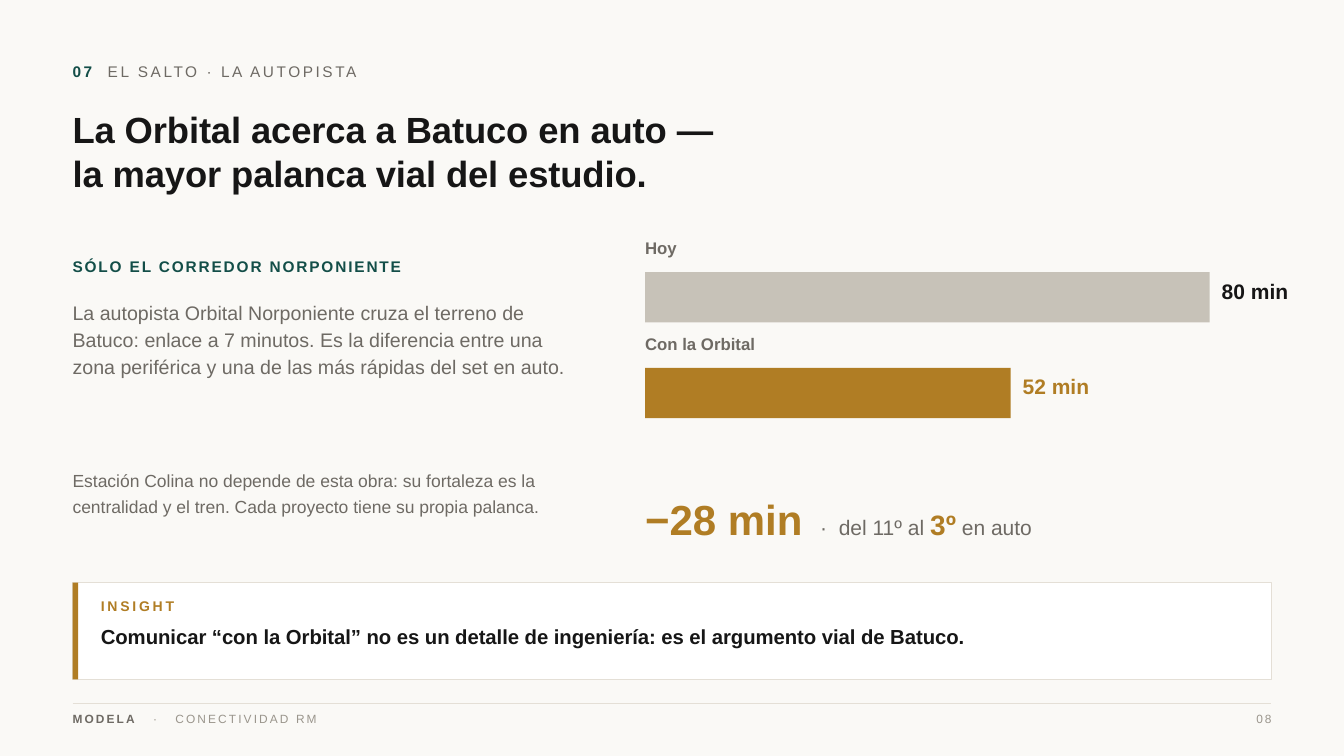
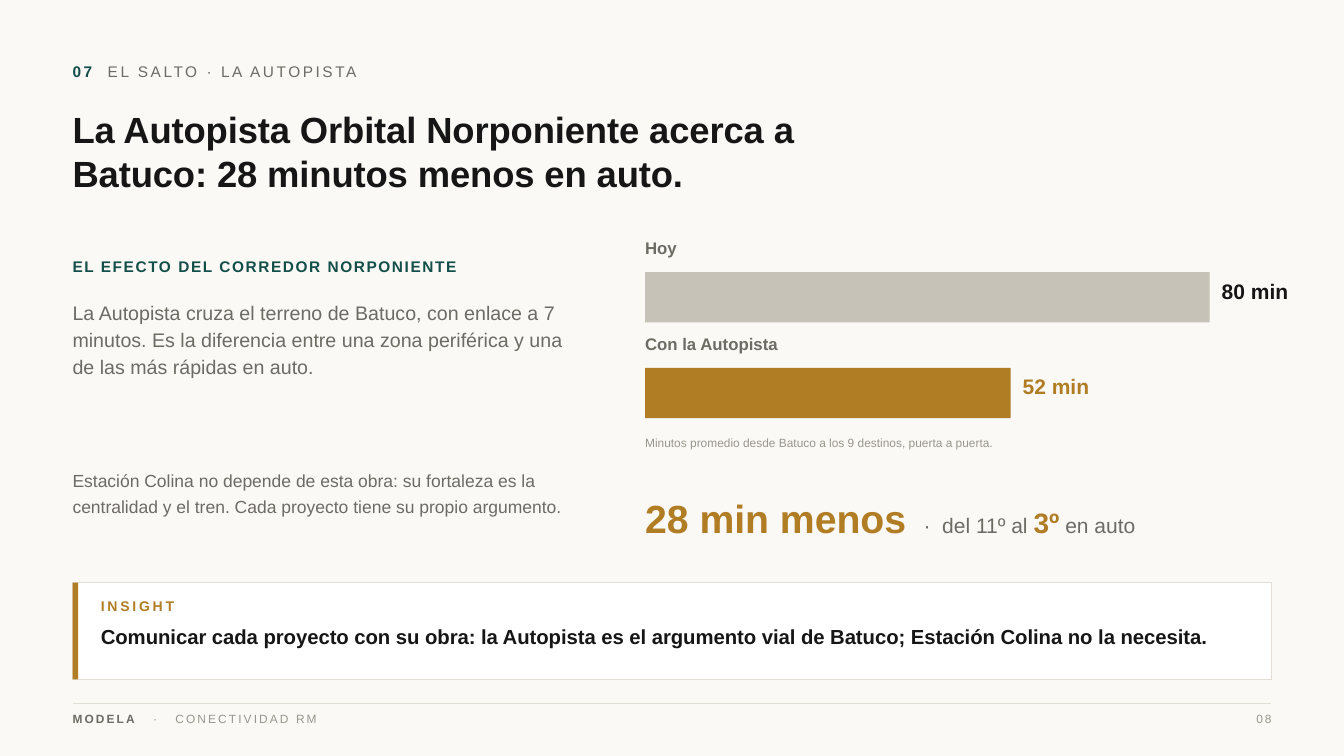
Before and after one commit to modela-simulador/modela-simulador, a slide deck: slide 8 of public/conectividad/Conectividad-Modela.pptx. Drawn at 1344x756 pixels with LibreOffice and Linux fonts; fonts in the diff are those of the drawing. Boxes give left, top, right and bottom in pixels: in the first picture for what was removed or moved away, otherwise in the second. Text is boxed around its words. In the diff, an @@ line names an element or a change of style, - is before the commit and + after.

```diff
--- a/public/conectividad/Conectividad-Modela.pptx
+++ b/public/conectividad/Conectividad-Modela.pptx
@@ text at [73,116,794,188]: text changed @@
-La Orbital acerca a Batuco en auto —
-la mayor palanca vial del estudio.
+La Autopista Orbital Norponiente acerca a
+Batuco: 28 minutos menos en auto.
@@ text at [73,259,401,272]: text changed @@
-SÓLO EL CORREDOR NORPONIENTE
+EL EFECTO DEL CORREDOR NORPONIENTE
@@ text at [73,306,562,378]: text changed @@
-La autopista Orbital Norponiente cruza el terreno de Batuco: enlace a 7 minutos. Es la diferencia entre una zona periférica y una de las más rápidas del set en auto.
+La Autopista cruza el terreno de Batuco, con enlace a 7 minutos. Es la diferencia entre una zona periférica y una de las más rápidas en auto.
@@ text at [645,338,777,354]: text changed @@
-Con la Orbital
+Con la Autopista
@@ text added at [645,438,993,450], 8.5 pt, text #9A958C @@
+Minutos promedio desde Batuco a los 9 destinos, puerta a puerta.
@@ text at [73,474,561,517]: text changed @@
-Estación Colina no depende de esta obra: su fortaleza es la centralidad y el tren. Cada proyecto tiene su propia palanca.
+Estación Colina no depende de esta obra: su fortaleza es la centralidad y el tren. Cada proyecto tiene su propio argumento.
@@ text at [645,504,1135,534]: text changed @@
-−28 min · del 11º al 3º en auto
+28 min menos · del 11º al 3º en auto
@@ text at [101,629,1207,649]: text changed @@
-Comunicar “con la Orbital” no es un detalle de ingeniería: es el argumento vial de Batuco.
+Comunicar cada proyecto con su obra: la Autopista es el argumento vial de Batuco; Estación Colina no la necesita.
```
Also in this commit, not shown: 14 other slides changed, 3 slides added, 4 slides removed, 39 other files.
